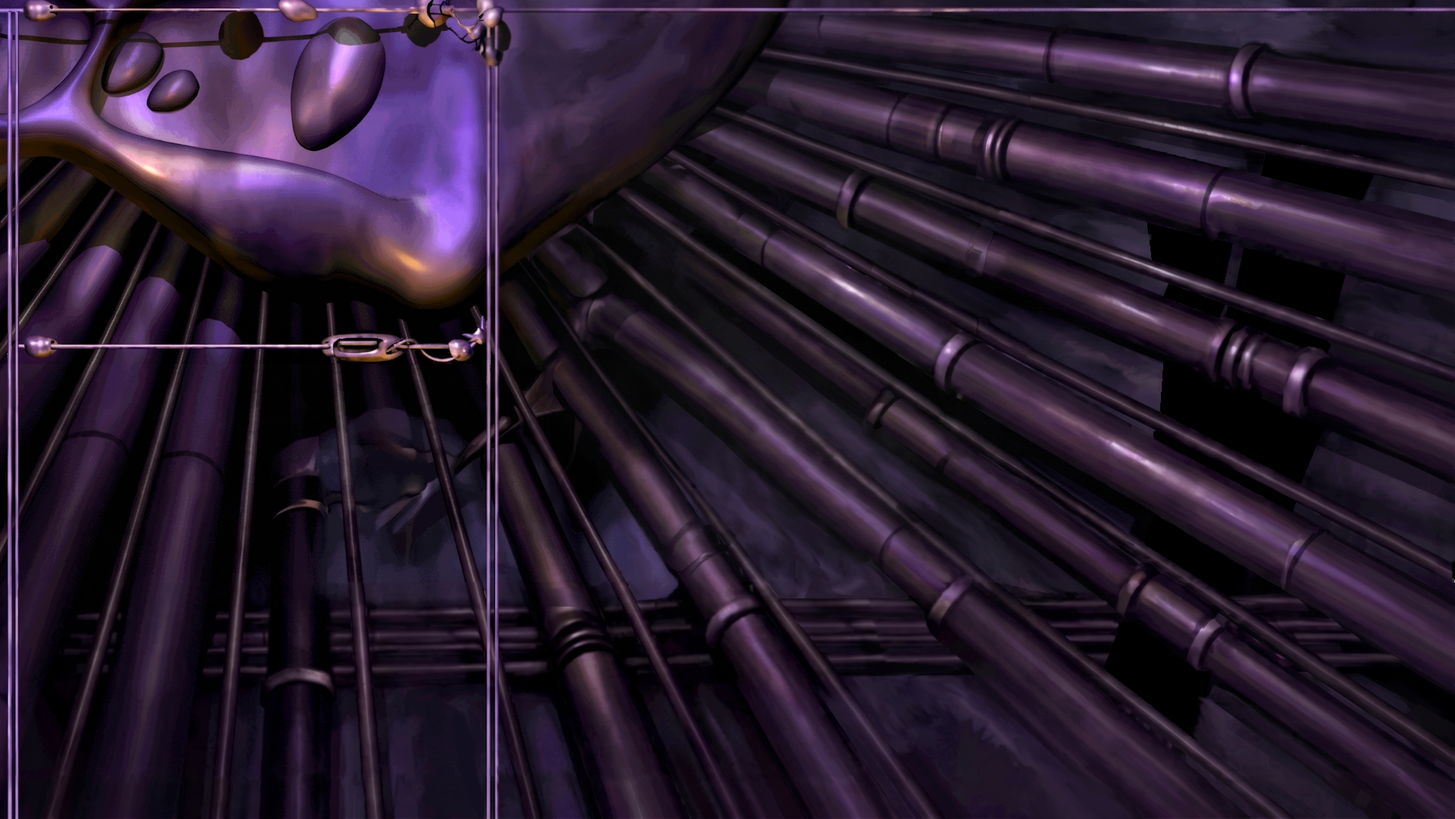
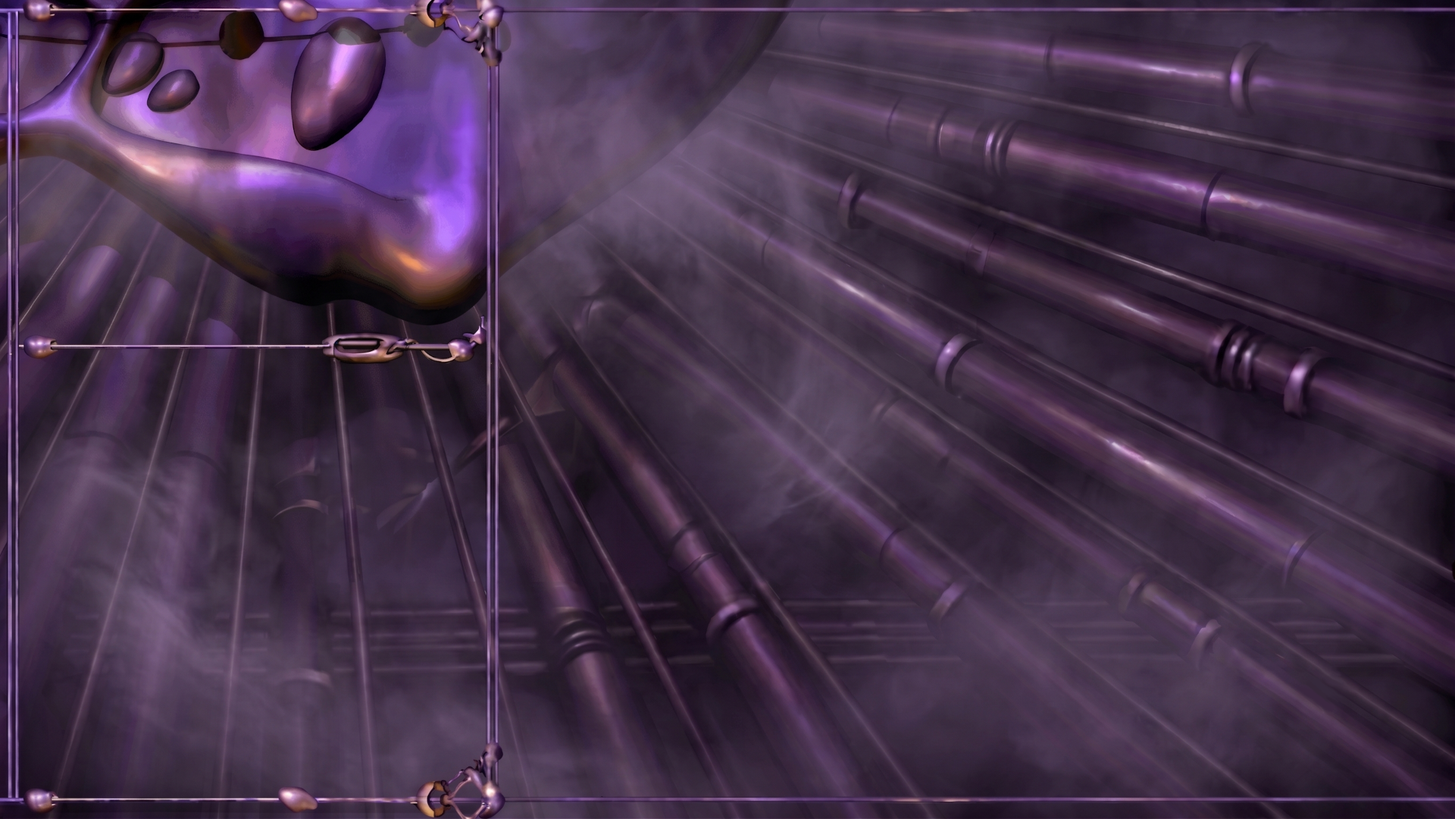
Two versions of the same layered image (1455x819). Layer-by-layer changes:
added layer "Gemini_Generated_Image_pc41pcpc41pcpc41.png" above "Gemini_Generated_Image_lcdf5ilcdf5ilcdf.png" over 0, 0, 1455, 819
